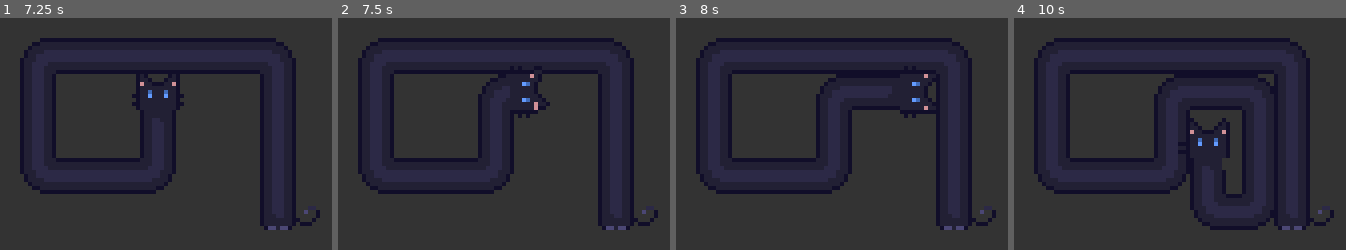
Above: before the commit, frames 1-4 (left to right).
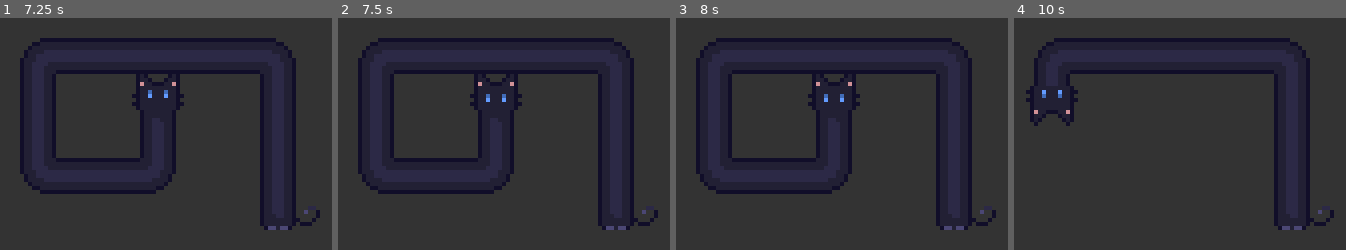
Above: after the commit, the same moments.

Repository: RecorderYvaine/loooong_cat
Game: Godot game, scene res://src/Main.tscn
The game is run twice, just before and just after one commit, with the same random seed, the same clock (stepped at 60 frames per second) and the same inputs.
Inputs:
- Up to frame 1 (7.25 s): tap Enter at 0.5, 2 s; hold Right (ui_right) 0.53-1.28 s; tap Space at 1.25, 2.75 s; hold Down (ui_down) 1.28-2.03 s; hold Right (ui_right) 2.03-2.78 s; hold Up (ui_up) 2.78-3.53 s; hold Left (ui_left) 3.53-5.03 s; hold Down (ui_down) 5.03-5.78 s; hold Right (ui_right) 5.78-6.53 s; hold Up (ui_up) from 6.53 s (still down)
- Up to frame 2 (7.5 s): release Up (ui_up) at 7.28 s; hold Right (ui_right) from 7.28 s (still down)
- Up to frame 3 (8 s): keep holding Right (ui_right)
- Up to frame 4 (10 s): tap Enter at 8 s; release Right (ui_right) at 8.03 s; hold Down (ui_down) 8.03-8.78 s; hold Left (ui_left) 8.78-9.53 s; tap Space at 9.5 s; hold Up (ui_up) from 9.53 s (still down)

Frame 1 is identical in both runs. In frame 2, 1.0% of the frame differs, in the area x 39-64%, y 24-44%; in frame 3, 1.5%; in frame 4, 5.8%, in the area x 3-79%, y 24-92%.

Commit message:
fix: block movement already overlapping body

Diff:
--- a/src/cat/LongCat.gd
+++ b/src/cat/LongCat.gd
@@ -7,6 +7,7 @@
 const HIDDEN_TOP_BODY_HEAD_GAP: float = 5.0
 const VISIBLE_TOP_BODY_HEAD_GAP: float = 8.0
 const HIDE_TOP_BODY_DIST: float = 12.5
+const BODY_COLLISION_RADIUS: float = 8.5
 
 # 以 HeadGroup 节点原点为基准，提取猫脸中心点作为旋转与移动核心
 const FACE_LOCAL = Vector2(0.5, -5.5)
@@ -100,52 +101,37 @@
 
 func get_allowed_step(start_pos: Vector2, dir: Vector2, requested_step: float) -> float:
 	var allowed_step = requested_step
-	var check_points = path.size() - 3
+	var check_points = max(0, path.size() - 3)
 
 	for i in range(check_points):
 		var p1 = path[i]
 		var p2 = path[i+1]
-		var thickness = 8.5
+		var bounds = get_segment_collision_bounds(p1, p2)
 
 		if dir.x != 0:
-			if p1.x == p2.x:
-				var seg_x = p1.x
-				var min_y = min(p1.y, p2.y) - thickness
-				var max_y = max(p1.y, p2.y) + thickness
-				if start_pos.y >= min_y and start_pos.y <= max_y:
-					if dir.x > 0 and start_pos.x <= seg_x - thickness:
-						allowed_step = min(allowed_step, seg_x - thickness - start_pos.x)
-					elif dir.x < 0 and start_pos.x >= seg_x + thickness:
-						allowed_step = min(allowed_step, start_pos.x - (seg_x + thickness))
-			else:
-				var min_x = min(p1.x, p2.x) - thickness
-				var max_x = max(p1.x, p2.x) + thickness
-				if abs(start_pos.y - p1.y) < thickness:
-					if dir.x > 0 and start_pos.x <= min_x:
-						allowed_step = min(allowed_step, min_x - start_pos.x)
-					elif dir.x < 0 and start_pos.x >= max_x:
-						allowed_step = min(allowed_step, start_pos.x - max_x)
+			if start_pos.y >= bounds.position.y and start_pos.y <= bounds.end.y:
+				if start_pos.x >= bounds.position.x and start_pos.x <= bounds.end.x:
+					allowed_step = 0.0
+				elif dir.x > 0 and start_pos.x < bounds.position.x:
+					allowed_step = min(allowed_step, bounds.position.x - start_pos.x)
+				elif dir.x < 0 and start_pos.x > bounds.end.x:
+					allowed_step = min(allowed_step, start_pos.x - bounds.end.x)
 
 		elif dir.y != 0:
-			if p1.y == p2.y:
-				var seg_y = p1.y
-				var min_x = min(p1.x, p2.x) - thickness
-				var max_x = max(p1.x, p2.x) + thickness
-				if start_pos.x >= min_x and start_pos.x <= max_x:
-					if dir.y > 0 and start_pos.y <= seg_y - thickness:
-						allowed_step = min(allowed_step, seg_y - thickness - start_pos.y)
-					elif dir.y < 0 and start_pos.y >= seg_y + thickness:
-						allowed_step = min(allowed_step, start_pos.y - (seg_y + thickness))
-			else:
-				var min_y = min(p1.y, p2.y) - thickness
-				var max_y = max(p1.y, p2.y) + thickness
-				if abs(start_pos.x - p1.x) < thickness:
-					if dir.y > 0 and start_pos.y <= min_y:
-						allowed_step = min(allowed_step, min_y - start_pos.y)
-					elif dir.y < 0 and start_pos.y >= max_y:
-						allowed_step = min(allowed_step, start_pos.y - max_y)
+			if start_pos.x >= bounds.position.x and start_pos.x <= bounds.end.x:
+				if start_pos.y >= bounds.position.y and start_pos.y <= bounds.end.y:
+					allowed_step = 0.0
+				elif dir.y > 0 and start_pos.y < bounds.position.y:
+					allowed_step = min(allowed_step, bounds.position.y - start_pos.y)
+				elif dir.y < 0 and start_pos.y > bounds.end.y:
+					allowed_step = min(allowed_step, start_pos.y - bounds.end.y)
 
 	return max(0.0, allowed_step)
+
+func get_segment_collision_bounds(p1: Vector2, p2: Vector2) -> Rect2:
+	var min_pos = Vector2(min(p1.x, p2.x), min(p1.y, p2.y)) - Vector2(BODY_COLLISION_RADIUS, BODY_COLLISION_RADIUS)
+	var max_pos = Vector2(max(p1.x, p2.x), max(p1.y, p2.y)) + Vector2(BODY_COLLISION_RADIUS, BODY_COLLISION_RADIUS)
+	return Rect2(min_pos, max_pos - min_pos)
 
 func can_start_turn(start_pos: Vector2, dir: Vector2) -> bool:
 	return get_allowed_step(start_pos, dir, MIN_TURN_DIST) >= MIN_TURN_DIST
--- a/tests/run_tests.gd
+++ b/tests/run_tests.gd
@@ -15,6 +15,8 @@
 	if not await run_turn_visual_state_checks():
 		return
 	if not await run_blocked_turn_checks():
+		return
+	if not await run_overlap_movement_checks():
 		return
 	print("ALL TESTS PASSED")
 	quit(0)
@@ -136,6 +138,41 @@
 	await process_frame
 	return true
 
+func run_overlap_movement_checks() -> bool:
+	print("Running overlap movement checks...")
+	var cat_scene = load("res://src/cat/LongCat.tscn")
+	if cat_scene == null:
+		printerr("FAILED to load LongCat.tscn")
+		quit(1)
+		return false
+
+	var cat: LongCat = cat_scene.instantiate()
+	root.add_child(cat)
+	await process_frame
+	await process_frame
+
+	cat.path = [
+		Vector2(0.5, 0.0),
+		Vector2(100.5, 0.0),
+		Vector2(100.5, 8.0),
+		Vector2(50.5, 8.0),
+	]
+	cat.current_dir = Vector2.LEFT
+	cat.turns_data.clear()
+	cat.update_visuals()
+
+	var head_before = cat.path[-1]
+	cat.move_cat(Vector2.LEFT, 1.0)
+
+	if cat.path[-1] != head_before:
+		printerr("FAILED: movement overlapping old body should be blocked. path=", cat.path)
+		quit(1)
+		return false
+
+	cat.queue_free()
+	await process_frame
+	return true
+
 func drive_cat(cat: LongCat, dir: Vector2, pixels: int) -> void:
 	for i in range(pixels):
 		cat.move_cat(dir, 1.0)
